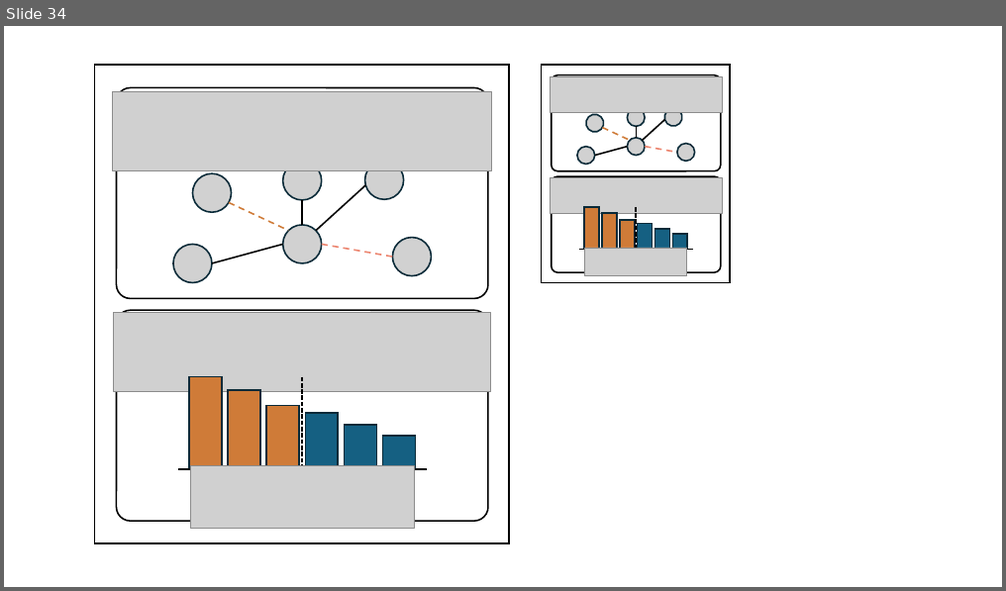
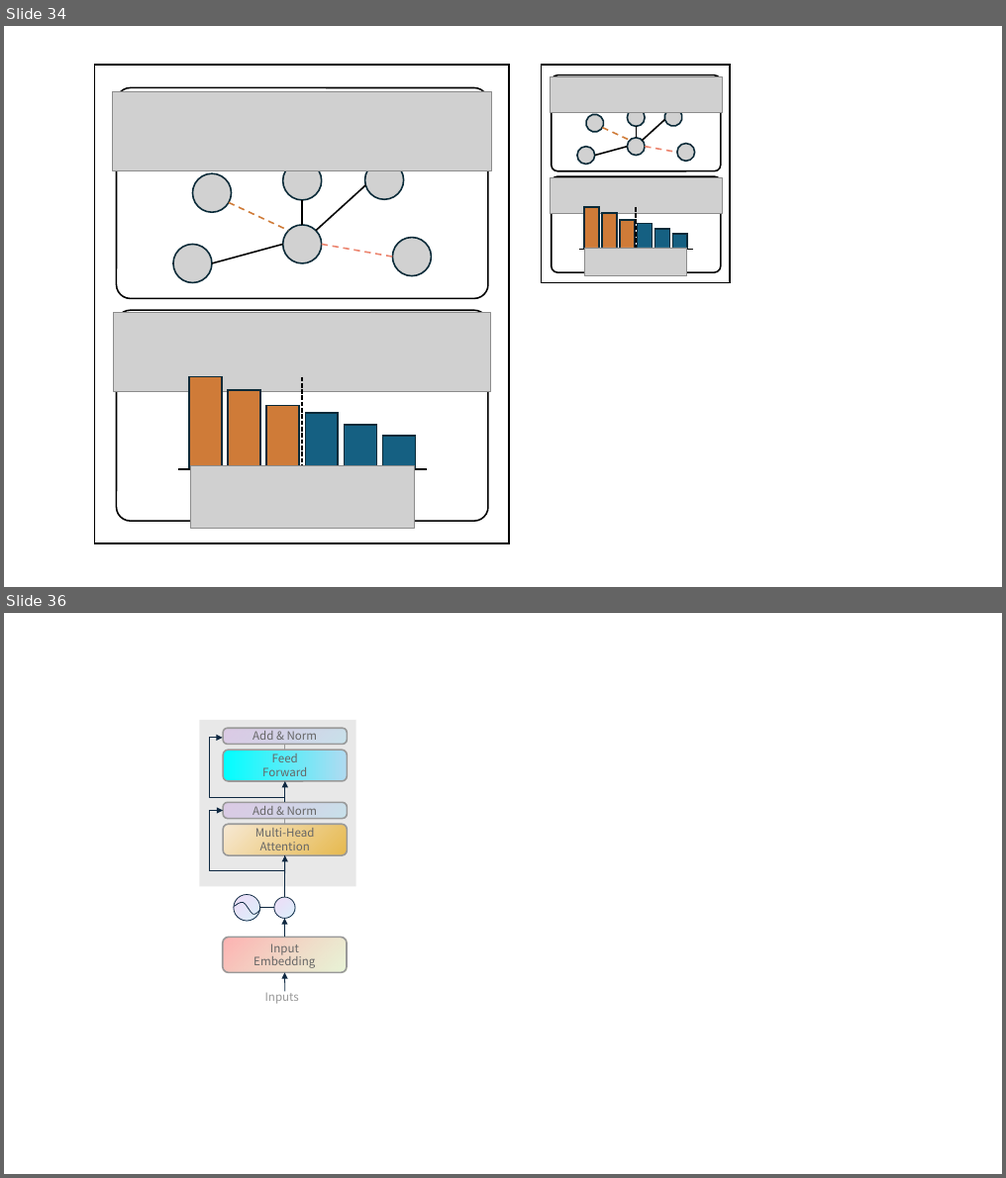
Before and after one commit to lynnkyle/Draw, a slide deck: 科研作图.pptx. Shown one above the other, each under a label of ours: slide 34 before the commit, slides 34 and 36 after it; the slides between them are not shown. The pictures are 1006x591 and 1006x1178 pixels, drawn with LibreOffice and Linux fonts; fonts in the diff are those of the drawing; grey boxes stand for pictures; background and template pictures are left out. Boxes give left, top, right and bottom in pixels: in the first picture for what was removed or moved away, otherwise in the second. Text is boxed around its words. In the diff, an @@ line names an element or a change of style, - is before the commit and + after.

Commit message:
7_commit

```diff
--- a/科研作图.pptx
+++ b/科研作图.pptx
@@ slide 36 added at (4,613,1002,1174), background #FFFFFF @@
@@ group added at (199,720,355,1004): 5 rounded rectangles, 4 arrows, 4 lines, 2 elbow arrows, 2 ellipses, 1 rectangle, 1 text, 1 freeform shape @@
+Multi-Head
+Attention
+Add & Norm
+Input
+Embedding
+Feed
+Forward
+Add & Norm
+Inputs
```
